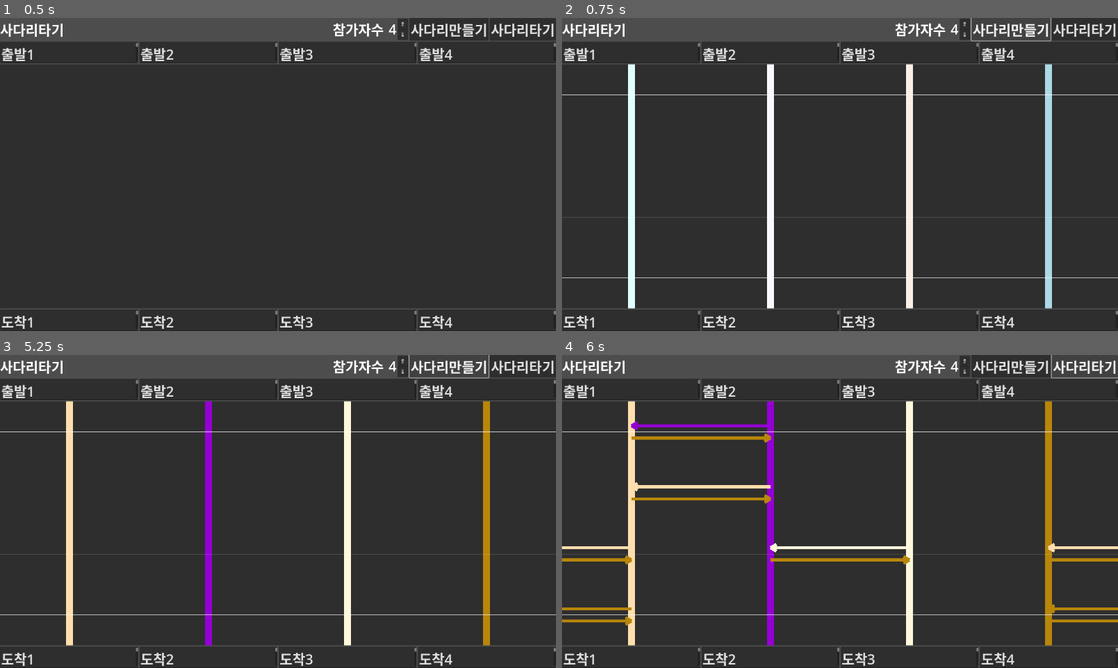
Above: before the commit, frames 1-4 (two rows, left to right).
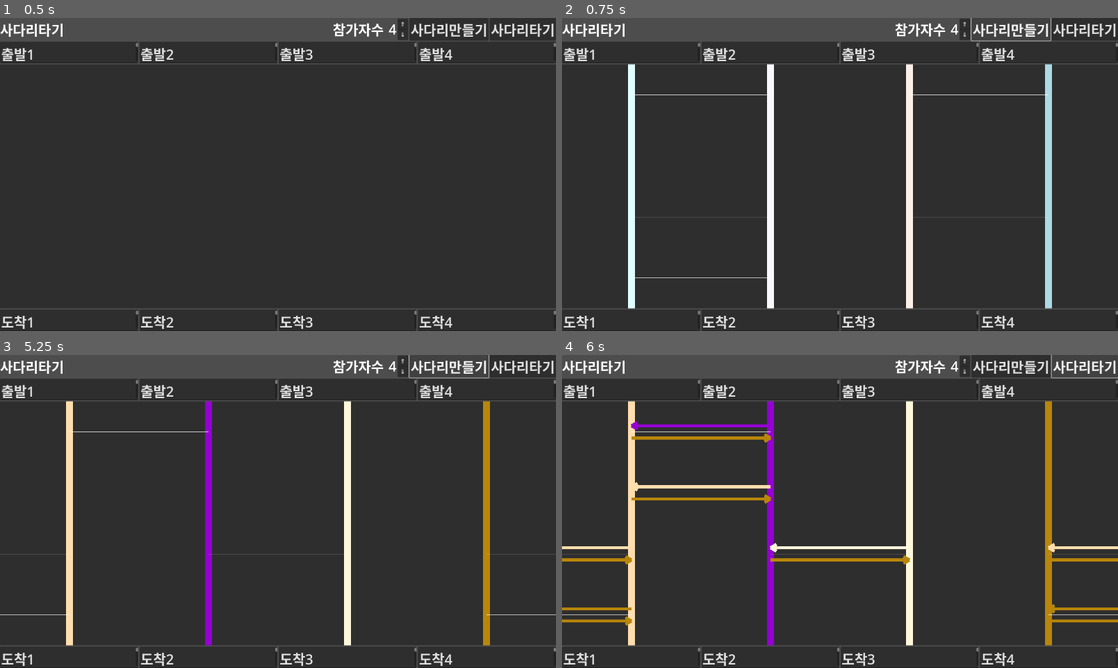
Above: after the commit, the same moments.

Repository: kasworld/gd4laddergame
Game: Godot game, scene res://사다리타기.tscn
The game is run twice, just before and just after one commit, with the same random seed, the same clock (stepped at 60 frames per second) and the same inputs.
Inputs:
- Up to frame 1 (0.5 s): no input
- Up to frame 2 (0.75 s): click "사다리만들기" at 0.5 s
- Up to frame 3 (5.25 s): click "⇑" at 1.25 s; click "⇓" at 2 s; click "사다리타기" at 2.75 s; click "⇑" at 3.5 s; click "⇓" at 4.25 s; click "사다리만들기" at 5 s
- Up to frame 4 (6 s): click "사다리타기" at 5.75 s

Frame 1 is identical in both runs. In frame 2, 0.4% of the frame differs, in the area x 0-100%, y 24-84%; in frame 3, 0.4%; in frame 4, 0.4%.

Commit message:
버그수정정

Diff:
--- a/사다리타기.gd
+++ b/사다리타기.gd
@@ -107,7 +107,7 @@
 
 	for y in 칸수.y:
 		for x in 칸수.x+1:
-			if 사다리자료[x%칸수.x][y]:
+			if 사다리자료[x%칸수.x][y].왼쪽연결길:
 				var 가로줄 = Line2D.new()
 				가로줄.default_color = Color.WHITE
 				가로줄.width = 1 #간격.y/10
